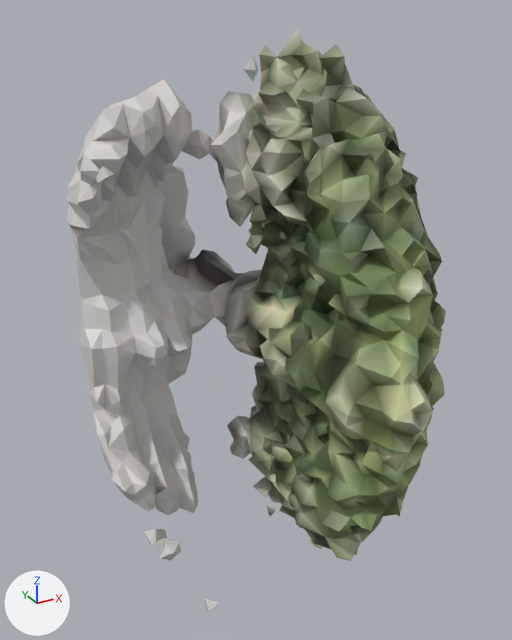
An edit to the glTF model web/assets/kits/tree_broad.glb, drawn before and after from the same camera.
The view is the same before and after, from a 50 mm lens placed at (-5.45, -10.52, 11.34), pointed at (0.89, 1.0, 5.58). The lights are fixed; the arrows at lower left show +X, +Y and +Z. The first picture is the older version. Where no turn or scale is listed for an object, it has been applied to the vertices.

Before the edit, the objects in view are built like this:
```python
me_geometry_0 = bpy.data.meshes.new('geometry_0')
me_geometry_0.from_pydata(...)  # 2484 vertices, 4998 faces; spans x -2.45..4.12, y -3.49..5.48, z 0.0..11.0
me_geometry_0.materials.append(mat_defaultmaterial)
ob_geometry_0 = bpy.data.objects.new('geometry_0', me_geometry_0)
ob_geometry_0.location = (0.0, 0.0, 0.0)
```
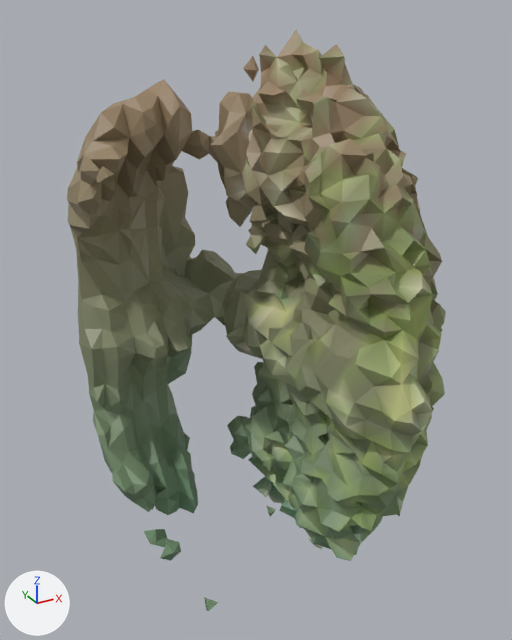
The newer file is also turned or shifted as a whole; pictures and numbers use the older file's frame.

Changed parts and their boxes (x1, y1, x2, y2) in the pictures (512 x 640 px):
part 1 of me_geometry_0, recoloured
    both: (67, 29, 444, 611)

The change, as a diff of the scene's bpy script:
```diff
--- a/web/assets/kits/tree_broad.glb.py
+++ b/web/assets/kits/tree_broad.glb.py
@@ me_geometry_0 @@
 me_geometry_0.from_pydata(...)  # 2484 vertices, 4998 faces; spans x -2.45..4.12, y -3.49..5.48, z 0.0..11.0
 # used by ob_geometry_0; location = (0.0, 0.0, 0.0)
+# me_geometry_0 part 1: 4998 faces centred in x -2.41..4.06, y -3.42..5.44, z 0.08..10.79 are repainted in the vertex colours, in many colours
 me_geometry_0.materials.append(mat_defaultmaterial)
```
